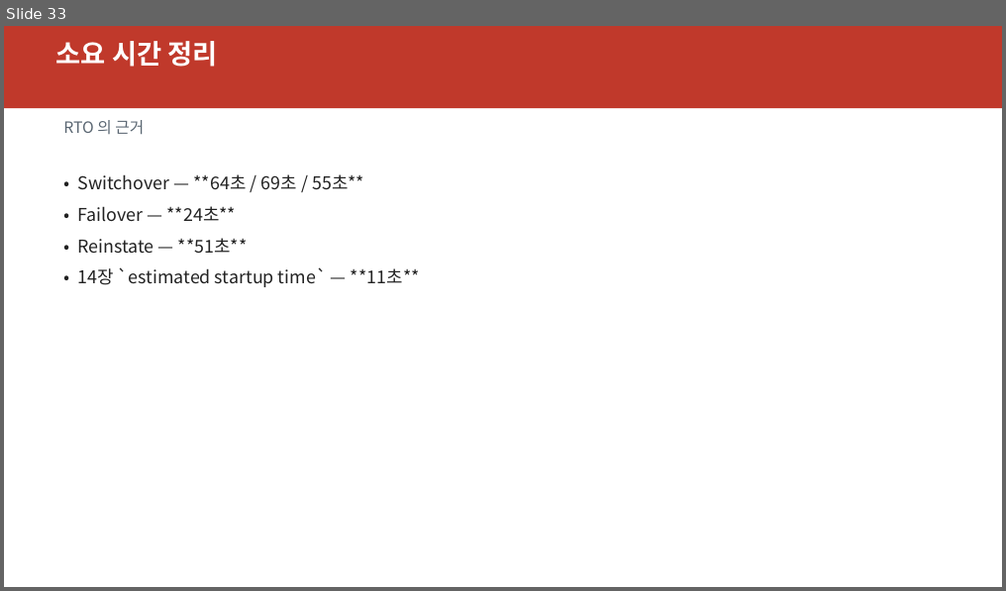
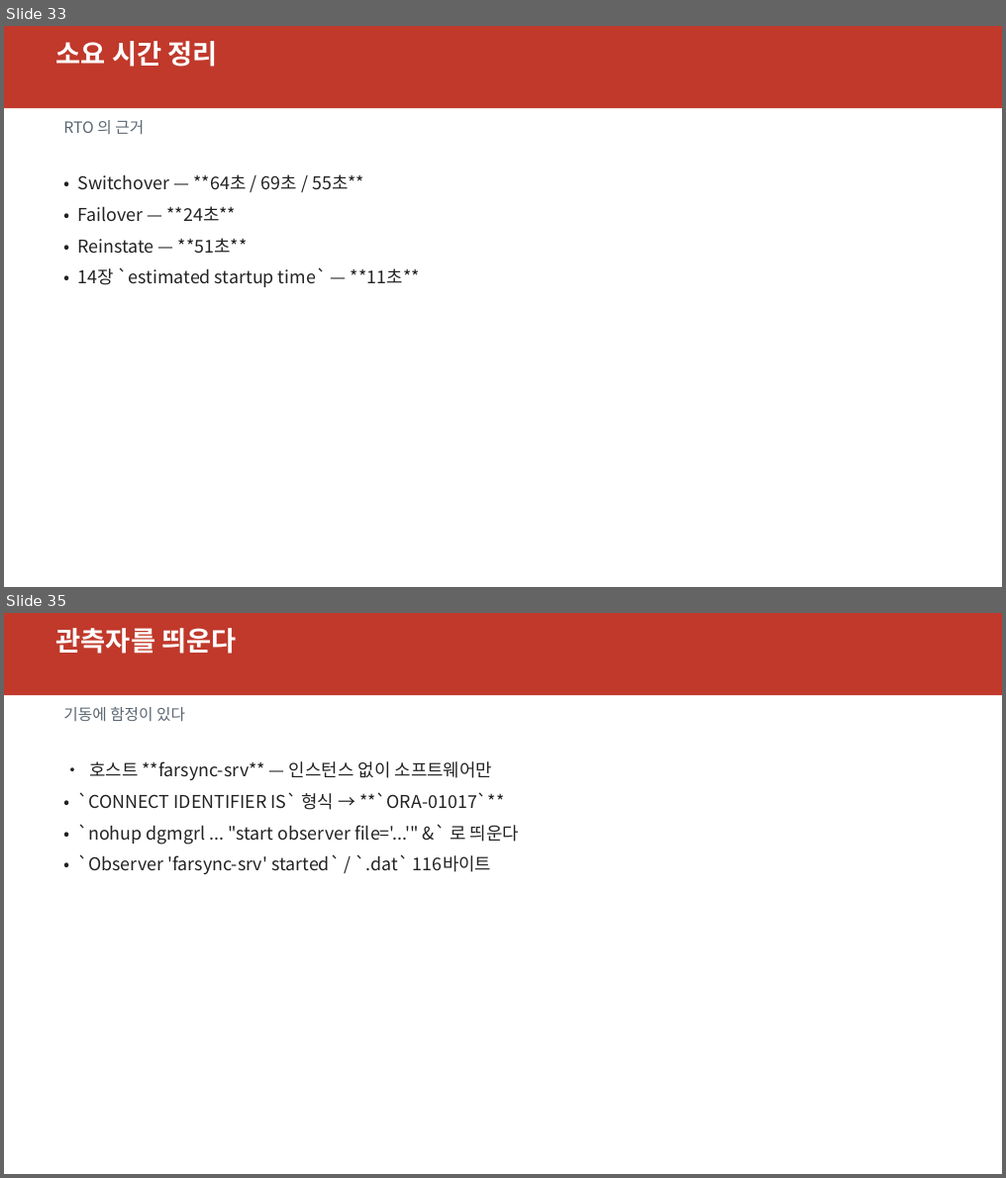
Before and after one commit to elpisk/OracleManual, a slide deck: ADG/16장/16장_역할전환과이후운영.pptx. Shown one above the other, each under a label of ours: slide 33 before the commit, slides 33 and 35 after it; the slides between them are not shown. The pictures are 1006x591 and 1006x1178 pixels, drawn with LibreOffice and Linux fonts; fonts in the diff are those of the drawing. Boxes give left, top, right and bottom in pixels: in the first picture for what was removed or moved away, otherwise in the second. Text is boxed around its words. In the diff, an @@ line names an element or a change of style, - is before the commit and + after.

```diff
--- a/ADG/16장/16장_역할전환과이후운영.pptx
+++ b/ADG/16장/16장_역할전환과이후운영.pptx
@@ slide 35 added at <box>4,613,1002,1174</box>, background #FFFFFF @@
@@ rectangle added at <box>4,613,1002,695</box>, fill #C0392B @@
@@ text added at <box>56,628,236,654</box>, 26 pt, text #FFFFFF, bold @@
+관측자를 띄운다
@@ text added at <box>63,707,185,722</box>, 15 pt, text #5A6672 @@
+기동에 함정이 있다
@@ text added at <box>77,761,519,874</box>, 17 pt, text #222222 @@
+• 호스트 **farsync-srv** — 인스턴스 없이 소프트웨어만
+• `CONNECT IDENTIFIER IS` 형식 → **`ORA-01017`**
+• `nohup dgmgrl ... "start observer file='...'" &` 로 띄운다
+• `Observer 'farsync-srv' started` / `.dat` 116바이트
```
Also in this commit, not shown: 1 slide changed, 9 other slides added, 7 other files.
